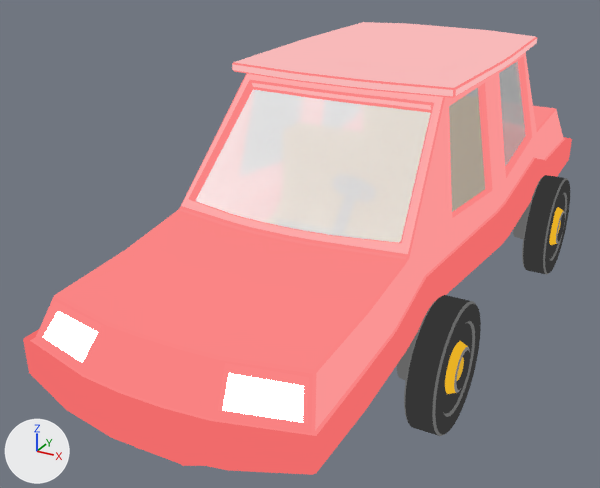
The glTF model assets/3D/cars/lowpolycar-normal-downsized.glb, before and after one commit.
Before and after are seen from a camera (50 mm lens) standing at (1.44, -3.37, 1.91) and looking at (-0.23, -0.33, 0.39). Every picture has the same lights, and +X, +Y and +Z are marked at lower left. Where no turn or scale is listed for an object, it has been applied to the vertices. Vertices at the same position are counted once.

Script lines for the objects in view, before the commit:
```python
mat_auto = bpy.data.materials.new('Auto')
mat_auto.use_nodes = True; mat_auto.node_tree.nodes.clear()
_N = mat_auto.node_tree.nodes; _L = mat_auto.node_tree.links
n0 = _N.new('ShaderNodeEmission'); n0.name = 'Emission'
n1 = _N.new('ShaderNodeLightPath'); n1.name = 'Light Path'
n2 = _N.new('ShaderNodeBsdfTransparent'); n2.name = 'Transparent BSDF'
n3 = _N.new('ShaderNodeMixShader'); n3.name = 'Mix Shader'
n4 = _N.new('ShaderNodeOutputMaterial'); n4.name = 'Material Output'
n5 = _N.new('ShaderNodeTexImage'); n5.name = 'Image Texture'
n5.image = img_gradienttextures
_L.new(n1.outputs[0], n3.inputs[0])  # 'Is Camera Ray' to 'Factor'
_L.new(n2.outputs[0], n3.inputs[1])  # 'BSDF' to 'Shader'
_L.new(n0.outputs[0], n3.inputs[2])  # 'Emission' to 'Shader'
_L.new(n3.outputs[0], n4.inputs[0])  # 'Shader' to 'Surface'
_L.new(n5.outputs[0], n0.inputs[0])  # 'Color' to 'Color'
me_cube_022 = bpy.data.meshes.new('Cube.022')
me_cube_022.from_pydata(...)  # 2368 vertices, 4984 faces; spans x -0.67..0.7, y -1.03..1.05, z 0.0..0.51
me_cube_022.materials.append(mat_räder_007)
me_cube_026 = bpy.data.meshes.new('Cube.026')
me_cube_026.from_pydata(...)  # 2119 vertices, 4314 faces; spans x -0.57..0.59, y -1.81..1.64, z 0.23..1.22
# faces by material slot: [2492, 40, 4, 1778]
me_cube_026.materials.append(mat_auto_009)
me_cube_026.materials.append(mat_glas_007)  # white #ffffff
me_cube_026.materials.append(mat_scheinwerfer)
me_cube_026.materials.append(mat_auto)
ob_auto_002 = bpy.data.objects.new('Auto.002', me_cube_026)
ob_auto_002.location = (0.0, 0.0, 0.0)
ob_räder_008 = bpy.data.objects.new('Räder.008', me_cube_022)
ob_räder_008.location = (0.0, 0.0, 0.0)
```
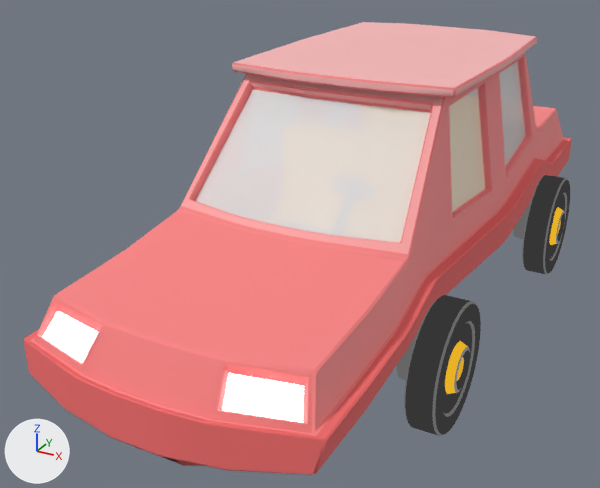
Commit message: AUTO FIX AHU

Changed parts and their boxes [x1, y1, x2, y2] in the pictures (600 x 488 px):
'Auto.002', recoloured
    both: [23, 22, 572, 475]

Edits to the bpy script that builds the scene:
```text
Change mat_auto:
    remove # nodes: BsdfTransparent, Emission, LightPath, MixShader, OutputMaterial, TexImage
    nodes: BsdfPrincipled, OutputMaterial, TexImage
Change me_cube_026:
    where me_cube_026.from_pydata(...)  # 2119 vertices, 4314 faces; spans x -0.57..0.59, y -1.81..1.64, z 0.23..1.22
    used by ob_auto_002; location = (0.0, 0.0, 0.0)
    me_cube_026 part 1: all 2492 faces that had it switch from mat_auto_009 to mat_auto (picture img_gradienttextures)
```
